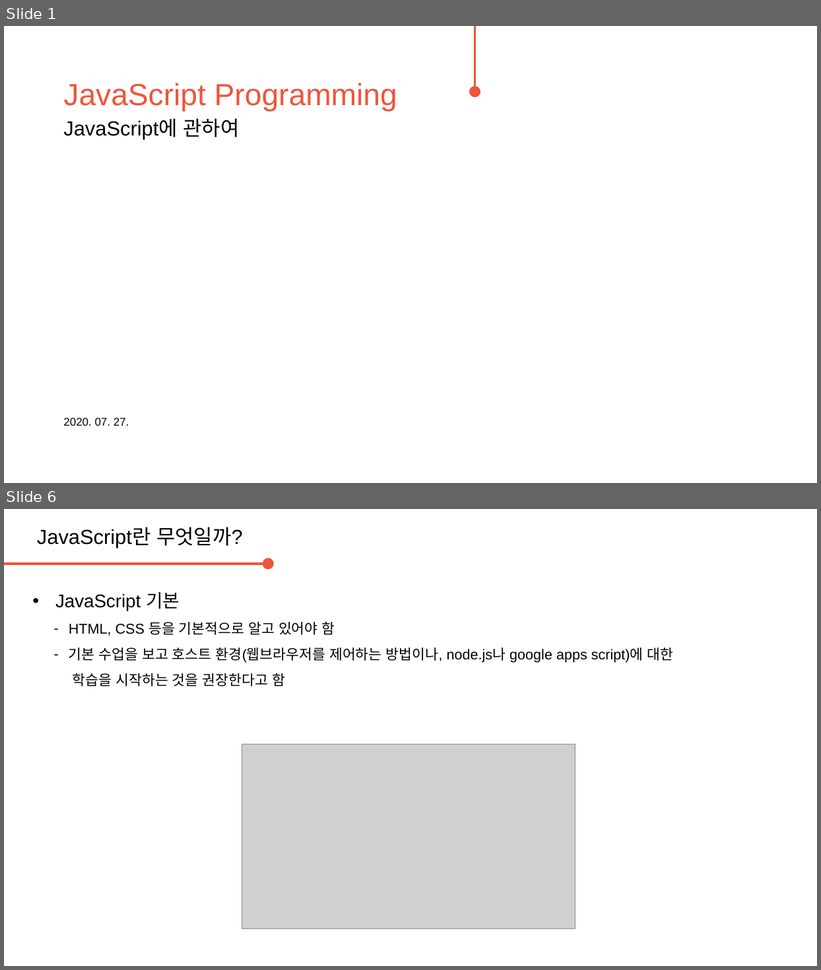
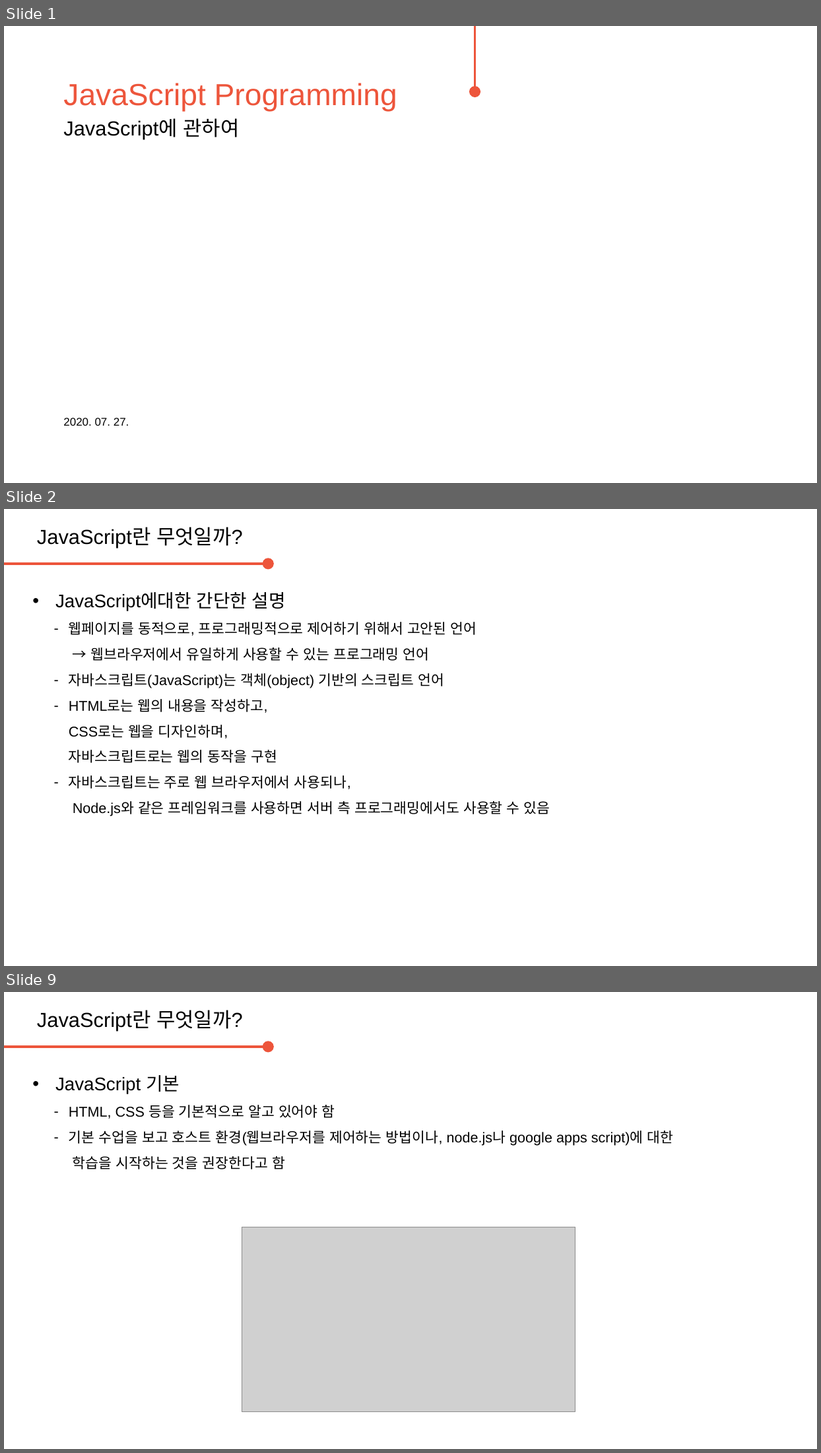
Before and after one commit to daegukdo/GCWM, a slide deck: 30/200727_JavaScript_concept.pptx. Shown one above the other, each under a label of ours: slides 1 and 6 before the commit, slides 1, 2 and 9 after it; the slides between them are not shown. The pictures are 821x970 and 821x1453 pixels, drawn with LibreOffice and Linux fonts; fonts in the diff are those of the drawing; grey boxes stand for pictures; background and template pictures are left out. Boxes give left, top, right and bottom in pixels: in the first picture for what was removed or moved away, otherwise in the second. Text is boxed around its words. In the diff, an @@ line names an element or a change of style, - is before the commit and + after.

Commit message:
get coding with me  - edit JavaScript resource (basic)

```diff
--- a/30/200727_JavaScript_concept.pptx
+++ b/30/200727_JavaScript_concept.pptx
@@ slide 2 added at box(4, 509, 817, 966), background #FFFFFF @@
@@ text added at box(37, 527, 243, 547), 20 pt, text #000000 @@
+JavaScript란 무엇일까?
@@ arrow added from (4, 564) to (268, 564), #ED553B 2.25 pt @@
@@ text added at box(55, 592, 550, 817), 14 pt, text #000000 @@
+• JavaScript에대한 간단한 설명
+  – 웹페이지를 동적으로, 프로그래밍적으로 제어하기 위해서 고안된 언어
+    → 웹브라우저에서 유일하게 사용할 수 있는 프로그래밍 언어
+  – 자바스크립트(JavaScript)는 객체(object) 기반의 스크립트 언어
+  – HTML로는 웹의 내용을 작성하고,
+    CSS로는 웹을 디자인하며,
+    자바스크립트로는 웹의 동작을 구현
+  – 자바스크립트는 주로 웹 브라우저에서 사용되나,
+    Node.js와 같은 프레임워크를 사용하면 서버 측 프로그래밍에서도 사용할 수 있음
@@ what was slide 6 is now slide 9 @@
```
Also in this commit, not shown: 4 slides changed, 2 other slides added, 4 other files.
